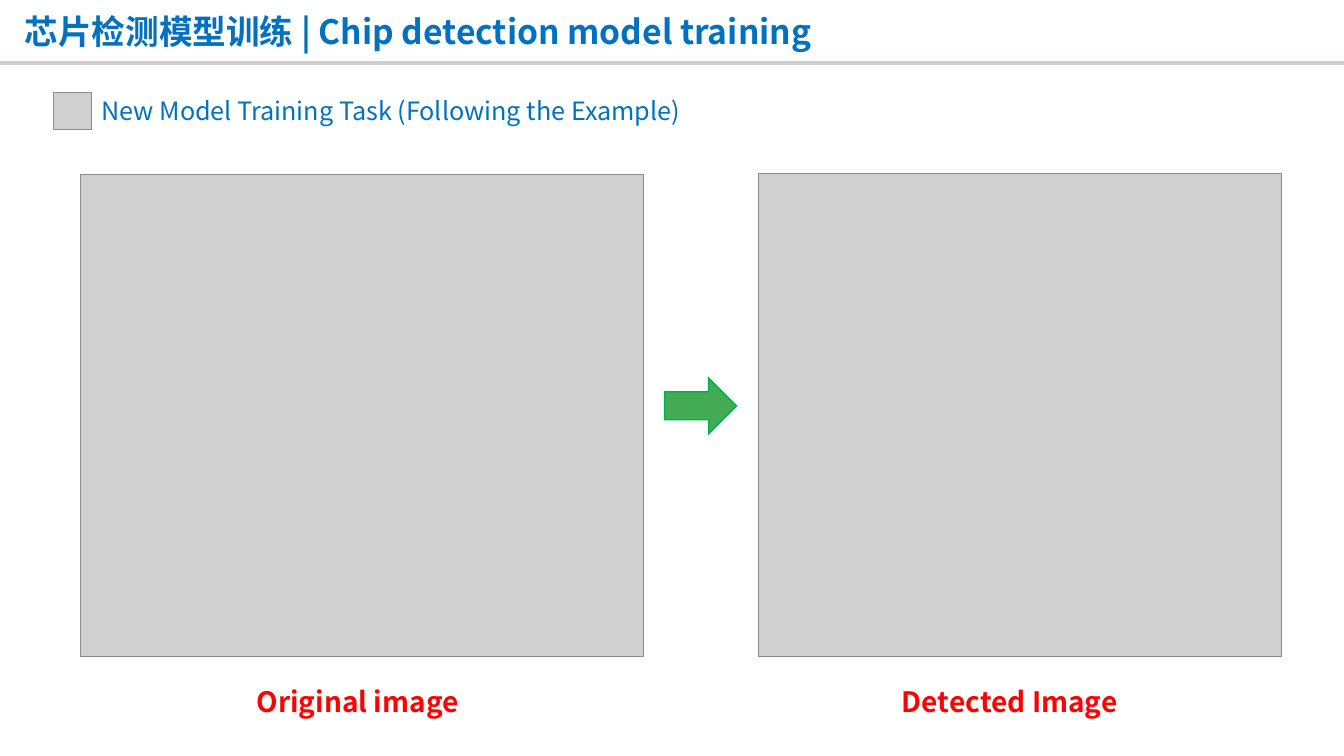
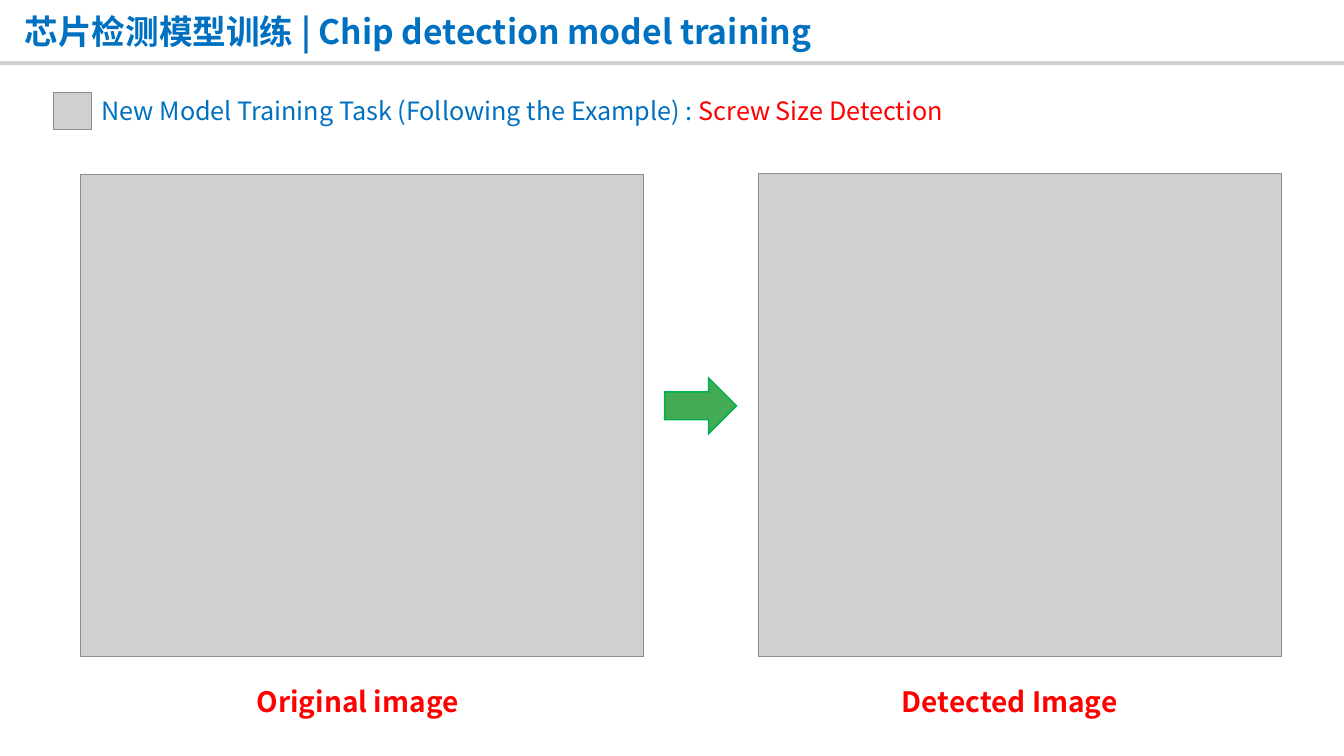
Before and after one commit to whtcc-yuchangle/chip-quality-detector, a slide deck: slide 8 of Training/芯片检测模型训练 Chip Detection Model Training.pptx. Drawn at 1344x756 pixels with LibreOffice and Linux fonts; fonts in the diff are those of the drawing; grey boxes stand for pictures; background and template pictures are left out. Boxes give left, top, right and bottom in pixels: in the first picture for what was removed or moved away, otherwise in the second. Text is boxed around its words. In the diff, an @@ line names an element or a change of style, - is before the commit and + after.

```diff
--- a/Training/芯片检测模型训练 Chip Detection Model Training.pptx
+++ b/Training/芯片检测模型训练 Chip Detection Model Training.pptx
@@ text at (101, 99, 943, 127): text changed @@
-New Model Training Task (Following the Example)
+New Model Training Task (Following the Example) : Screw Size Detection
```
Also in this commit, not shown: 1 other slide changed.
